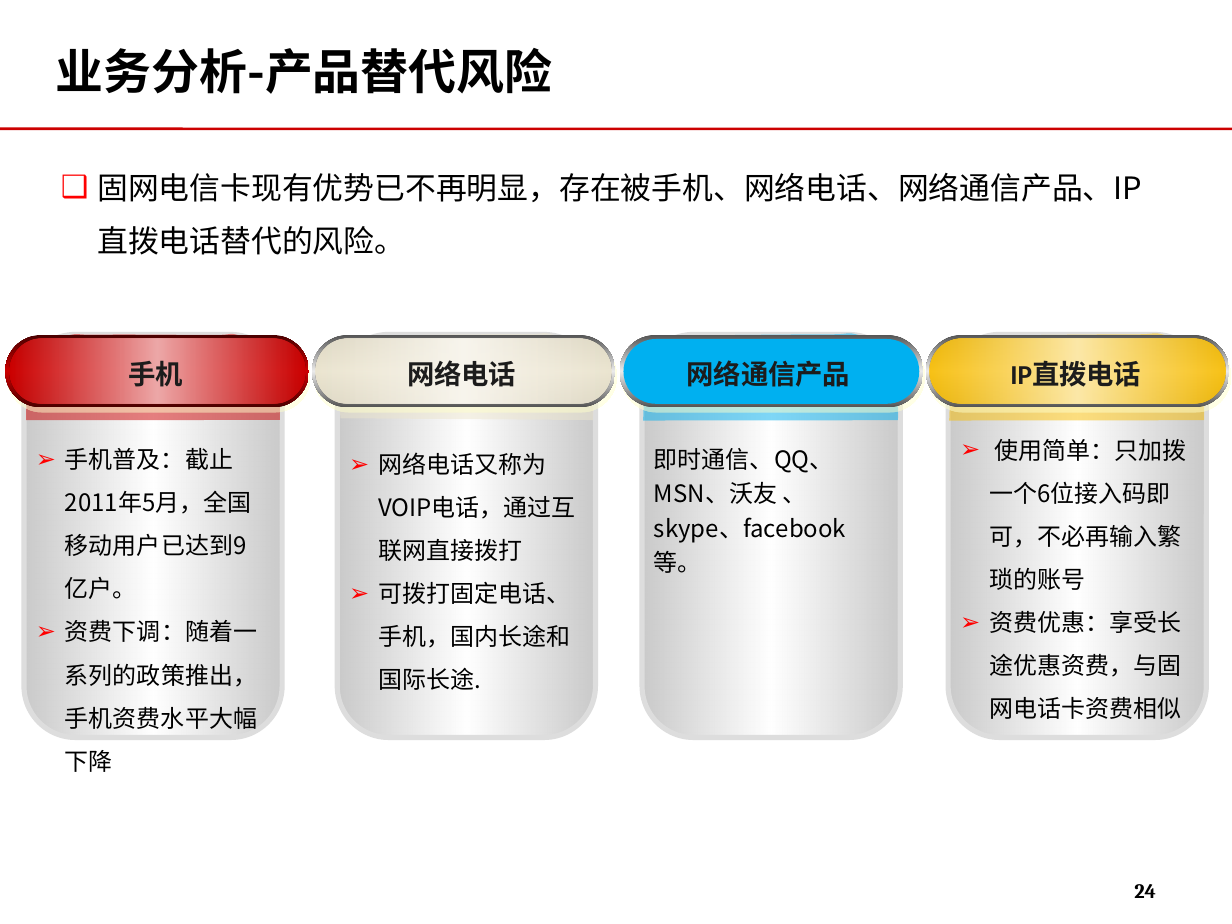
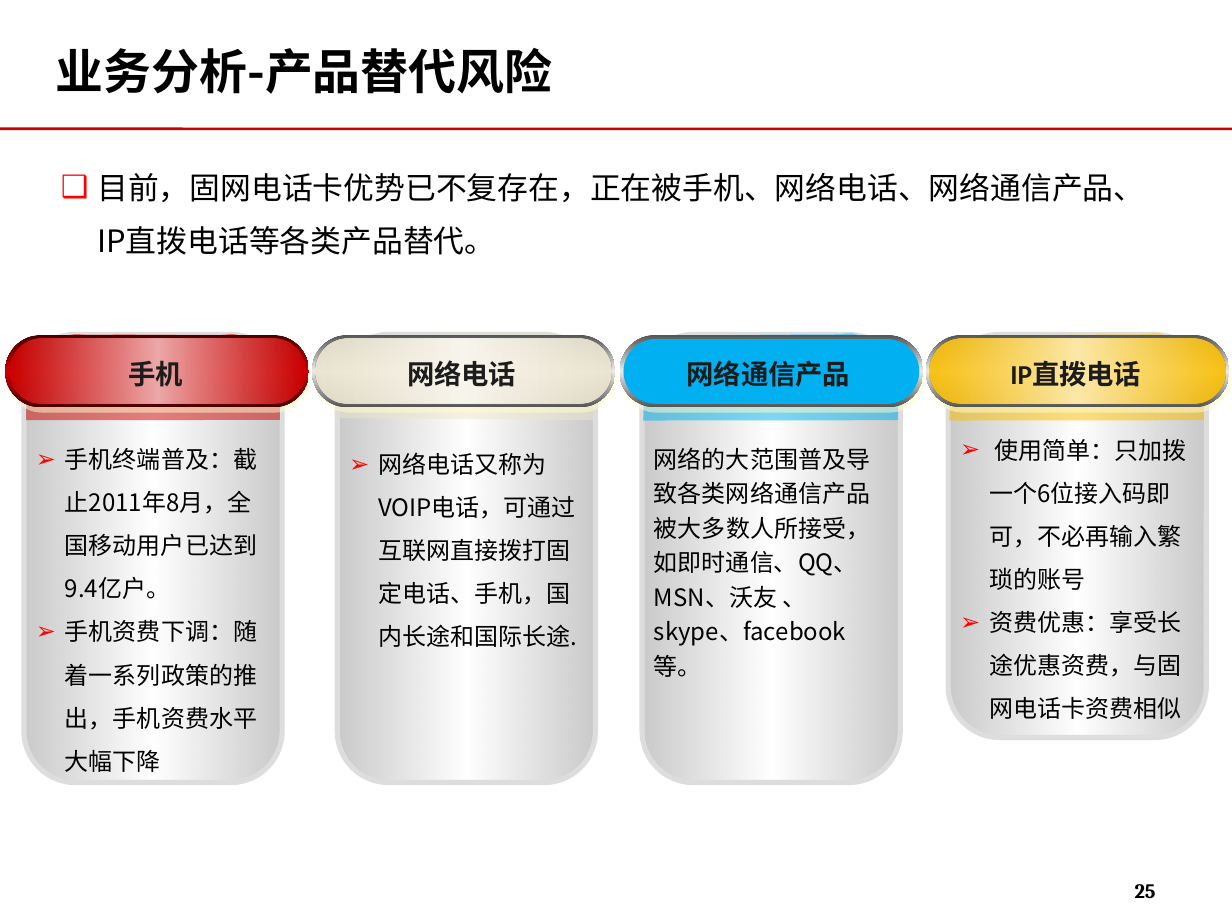
Before and after one commit to momo1101/unicardsrch, a slide deck: slide 25 of 软课题文本/软课题-中国联通电信卡业务及策略研究.ppt (slide 24 before the commit). Drawn at 1232x924 pixels with LibreOffice and Linux fonts; fonts in the diff are those of the drawing; background and template pictures are left out. Boxes give left, top, right and bottom in pixels: in the first picture for what was removed or moved away, otherwise in the second. Text is boxed around its words. In the diff, an @@ line names an element or a change of style, - is before the commit and + after.

```diff
--- a/软课题文本/软课题-中国联通电信卡业务及策略研究.ppt
+++ b/软课题文本/软课题-中国联通电信卡业务及策略研究.ppt
@@ text at [97, 173, 1144, 255]: text changed @@
-❑ 固网电信卡现有优势已不再明显，存在被手机、网络电话、网络通信产品、IP直拨电话替代的风险。
+❑ 目前，固网电话卡优势已不复存在，正在被手机、网络电话、网络通信产品、IP直拨电话等各类产品替代。
@@ rounded rectangle: place and size @@
-rounded rectangle at [24, 334, 283, 737]
+rounded rectangle at [23, 335, 282, 784]
@@ rounded rectangle: place and size @@
-rounded rectangle at [337, 334, 596, 737]
+rounded rectangle at [338, 335, 596, 784]
@@ rounded rectangle: place and size @@
-rounded rectangle at [641, 334, 900, 737]
+rounded rectangle at [642, 335, 901, 784]
@@ text at [65, 448, 257, 772]: text changed @@
-➢ 手机普及：截止2011年5月，全国移动用户已达到9亿户。
-➢ 资费下调：随着一系列的政策推出，手机资费水平大幅下降
+➢ 手机终端普及：截止2011年8月，全国移动用户已达到9.4亿户。
+➢ 手机资费下调：随着一系列政策的推出，手机资费水平大幅下降
@@ text at [654, 447, 870, 677]: text changed @@
-即时通信、QQ、MSN、沃友 、skype、facebook 等。
+网络的大范围普及导致各类网络通信产品被大多数人所接受，如即时通信、QQ、MSN、沃友 、skype、facebook 等。
@@ text at [378, 453, 577, 647]: text changed @@
-➢ 网络电话又称为VOIP电话，通过互联网直接拨打
-➢ 可拨打固定电话、手机，国内长途和国际长途.
+➢ 网络电话又称为VOIP电话，可通过互联网直接拨打固定电话、手机，国内长途和国际长途.
@@ page number at [1135, 884, 1156, 898]: text changed @@
-24
+25
```
Also in this commit, not shown: 12 other slides changed, 2 slides added.
